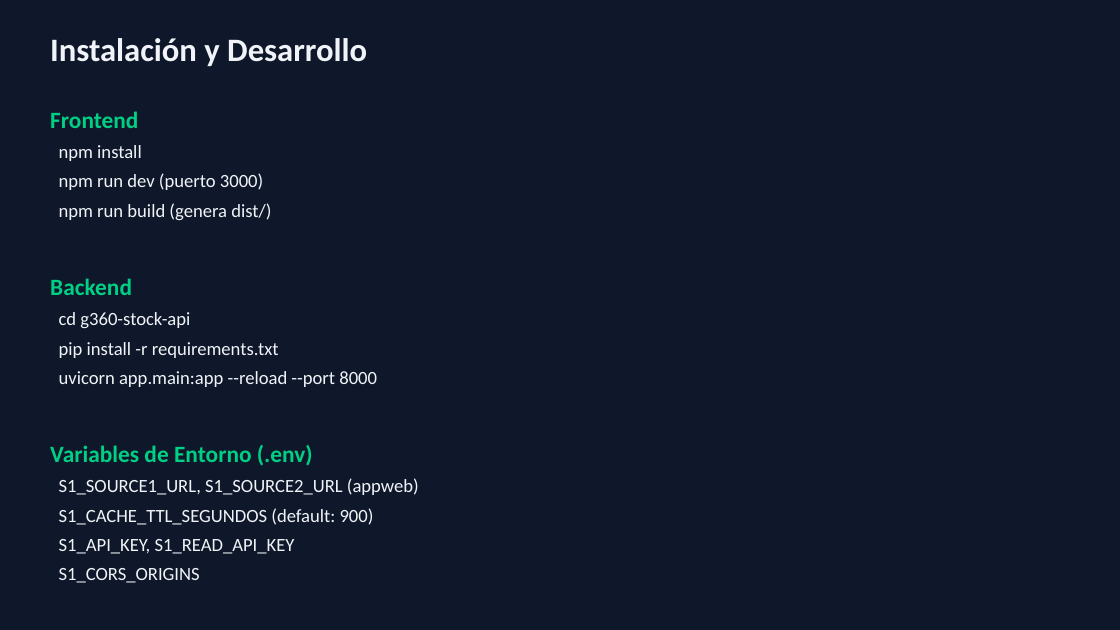
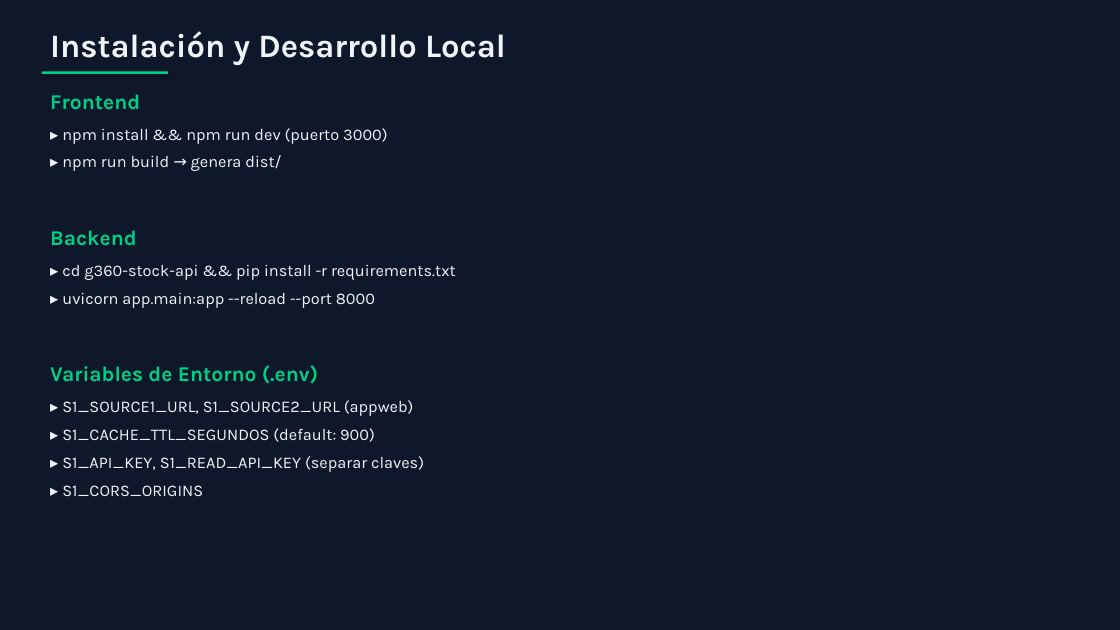
Before and after one commit to carloscus/g360-stock-reporter, a slide deck: slide 22 of StockPulse_Manual_Tecnico.pptx. Drawn at 1120x630 pixels with LibreOffice and Linux fonts; fonts in the diff are those of the drawing. Boxes give left, top, right and bottom in pixels: in the first picture for what was removed or moved away, otherwise in the second. Text is boxed around its words. In the diff, an @@ line names an element or a change of style, - is before the commit and + after.

Commit message:
docs: improved PPTX design with better typography and spacing

```diff
--- a/StockPulse_Manual_Tecnico.pptx
+++ b/StockPulse_Manual_Tecnico.pptx
@@ text at bbox=[50, 31, 506, 65]: text changed; font Calibri to Karla @@
-Instalación y Desarrollo
+Instalación y Desarrollo Local
@@ text "Frontend": place and size @@
-text "Frontend" at bbox=[50, 111, 419, 583]
+text "Frontend" at bbox=[50, 94, 456, 496]
@@ rectangle added at bbox=[42, 71, 168, 74], fill #00D084 @@
@@ text at bbox=[50, 94, 318, 384]: size 20 to 18 pt, font Calibri to Karla in "Frontend", "Backend", "Variables de Entorno (.env)"; more space between paragraphs @@
@@ text at bbox=[62, 128, 388, 171]: text changed; size 16 to 14 pt; font Calibri to Karla @@
-npm install
-npm run dev (puerto 3000)
-npm run build (genera dist/)
+▸ npm install && npm run dev (puerto 3000)
+▸ npm run build → genera dist/
@@ text at bbox=[62, 265, 456, 308]: text changed; size 16 to 14 pt; font Calibri to Karla @@
-cd g360-stock-api
-pip install -r requirements.txt
-uvicorn app.main:app --reload --port 8000
+▸ cd g360-stock-api && pip install -r requirements.txt
+▸ uvicorn app.main:app --reload --port 8000
@@ text at bbox=[62, 400, 424, 496]: text changed; size 16 to 14 pt; font Calibri to Karla @@
-S1_SOURCE1_URL, S1_SOURCE2_URL (appweb)
-S1_CACHE_TTL_SEGUNDOS (default: 900)
-S1_API_KEY, S1_READ_API_KEY
-S1_CORS_ORIGINS
+▸ S1_SOURCE1_URL, S1_SOURCE2_URL (appweb)
+▸ S1_CACHE_TTL_SEGUNDOS (default: 900)
+▸ S1_API_KEY, S1_READ_API_KEY (separar claves)
+▸ S1_CORS_ORIGINS
```
Also in this commit, not shown: 25 other slides changed, 1 other file.
